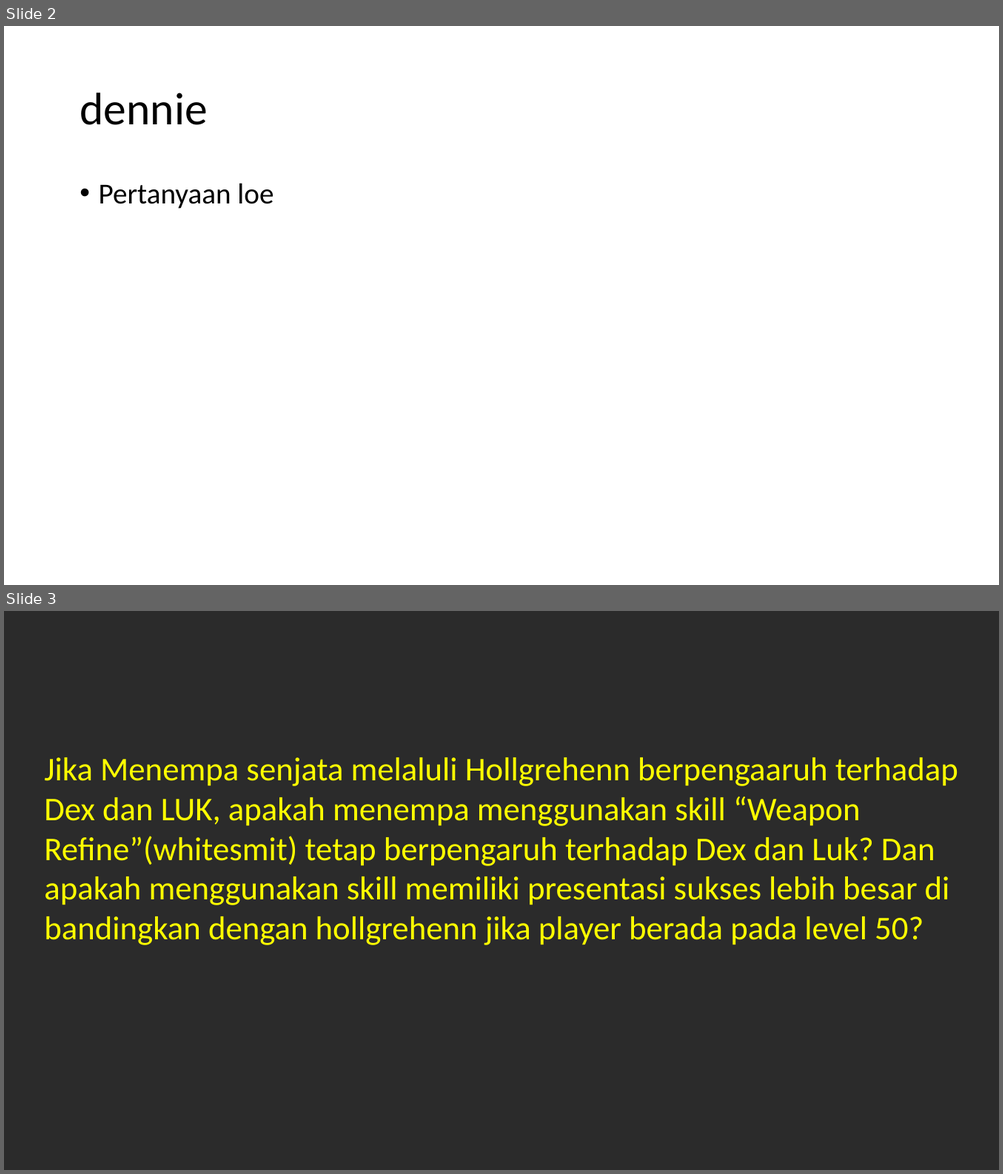
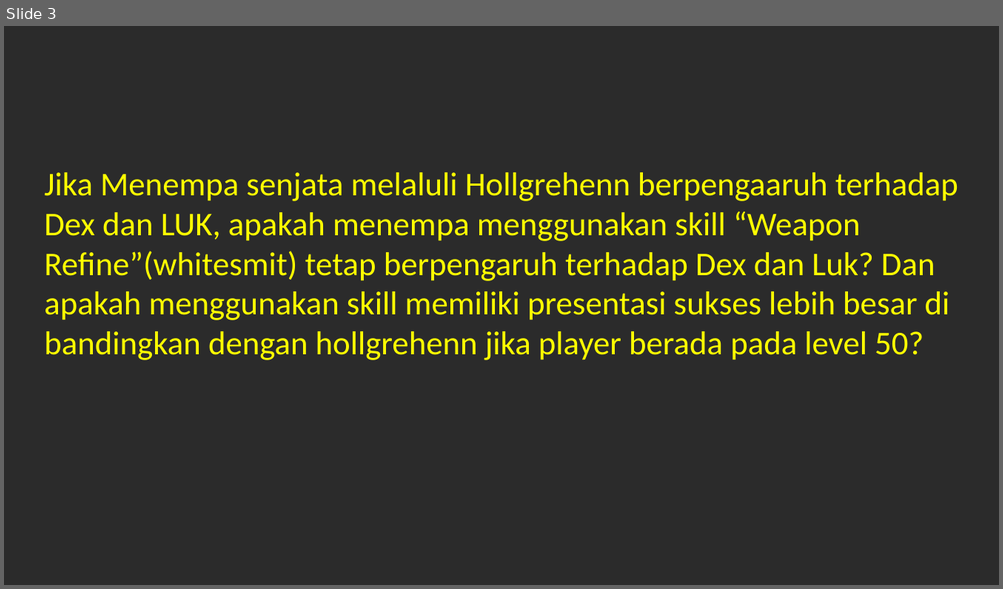
Before and after one commit to alfredhandoko/Tugas1PopinGameskoAG, a slide deck: Tugas.pptx. Shown one above the other, each under a label of ours: slides 2 and 3 before the commit, slide 3 after it. The pictures are 1003x1174 and 1003x589 pixels, drawn with LibreOffice and Linux fonts; fonts in the diff are those of the drawing; background and template pictures are left out; a plain dark background stands for a picture behind light text. Boxes give left, top, right and bottom in pixels: in the first picture for what was removed or moved away, otherwise in the second. Text is boxed around its words. In the diff, an @@ line names an element or a change of style, - is before the commit and + after.

Commit message:
Update

```diff
--- a/Tugas.pptx
+++ b/Tugas.pptx
@@ slide 2 removed at bbox=[4, 26, 999, 585], background #FFFFFF @@
@@ title removed at bbox=[79, 93, 207, 125] @@
-dennie
@@ text removed at bbox=[99, 183, 273, 209] @@
-• Pertanyaan loe
```
Also in this commit, not shown: 2 slides added.
